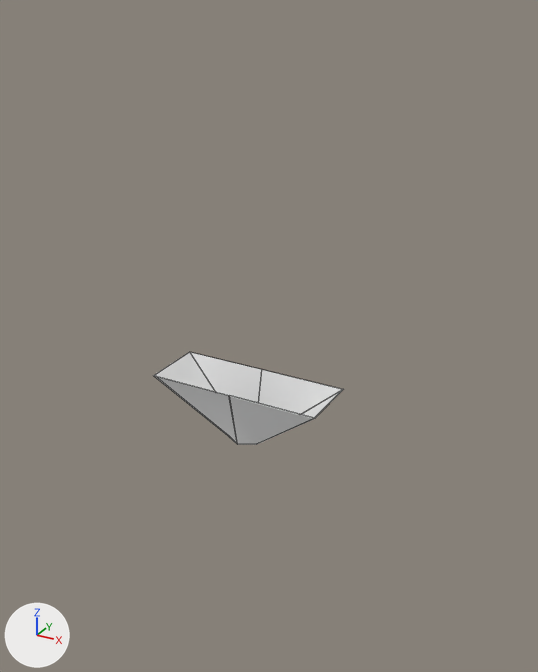
The OBJ model Skynet/Assets/Models/Hopper/hopper.obj: old version first, new version second.
Before and after are seen from a 50 mm camera at (274.0, -461.0, 375.0) aimed at (19.0, 3.0, 144.0). Lighting does not change. The marker at lower left points along +X, +Y and +Z. Mesh edges are drawn as thin lines. Where no turn or scale is listed for an object, it has been applied to the vertices. Vertices at the same position are counted once.

The first picture shows 'hopper'.
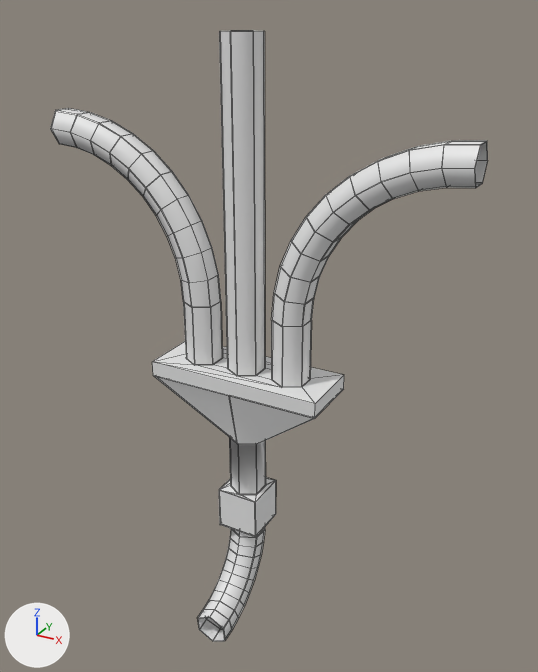
Where the change shows, as pixel boxes [x1, y1, x2, y2] in the pictures (538 x 672 px):
'hopper', reshaped (130% wider, 551% taller)
    before: [153, 352, 343, 445]
    after: [50, 30, 488, 641]
part 1 of me_hopper, added
    after: [50, 108, 223, 365]
part 2 of me_hopper, added
    after: [271, 140, 488, 387]
part 3 of me_hopper, added
    after: [198, 528, 265, 641]
part 4 of me_hopper, added
    after: [152, 341, 344, 419]
part 5 of me_hopper, added
    after: [219, 477, 276, 538]
part 6 of me_hopper, added
    after: [219, 30, 265, 376]
part 7 of me_hopper, added
    after: [229, 437, 266, 494]

What changed in the scene script:
```text
Change me_hopper:
    used by ob_hopper; location = (0.0, 0.0, 0.0)
    remove me_hopper.from_pydata(...)  # 24 vertices, 24 faces; spans x -73.4..73.4, y -26.5..26.5, z 50.0..99.8
    add me_hopper.from_pydata(...)  # 574 vertices, 609 faces; spans x -167.3..167.3, y -65.7..26.5, z -121.3..361.9
    me_hopper part 1: a new loose piece of 144 vertices spanning x -167.3..-26.9, y -15.1..15.1, z 111.9..302.3
    me_hopper part 2: a new loose piece of 144 vertices spanning x 26.9..167.3, y -15.1..15.1, z 111.9..302.3
    me_hopper part 3: a new loose piece of 132 vertices spanning x -13.1..13.1, y -65.7..15.1, z -121.3..-35.0
    me_hopper part 4: a new loose piece of 44 vertices spanning x -73.4..73.4, y -26.5..26.5, z 99.7..112.5
    me_hopper part 5: a new loose piece of 44 vertices spanning x -18.5..17.7, y -18.0..18.1, z -35.7..0.9
    me_hopper part 6: a new loose piece of 24 vertices spanning x -13.1..13.1, y -15.1..15.1, z 111.9..361.9
    me_hopper part 7
    6 vertices are added at (0.0, 14.4, 0.0), (12.4, 7.2, 0.0), (12.4, -7.2, 0.0), (0.0, -14.4, 0.0), (-12.4, -7.2, 0.0), (-12.4, 7.2, 0.0)
    6 new vertices lie (0.0, 0.0, -50.0) away from vertices in x -13.1..13.1, y -15.1..15.1, z 50.0
    6 new vertices lie (0.0, 0.0, 50.0) away from vertices in x -12.4..12.4, y -14.4..14.4, z 0.0
    24 new faces join them
```
